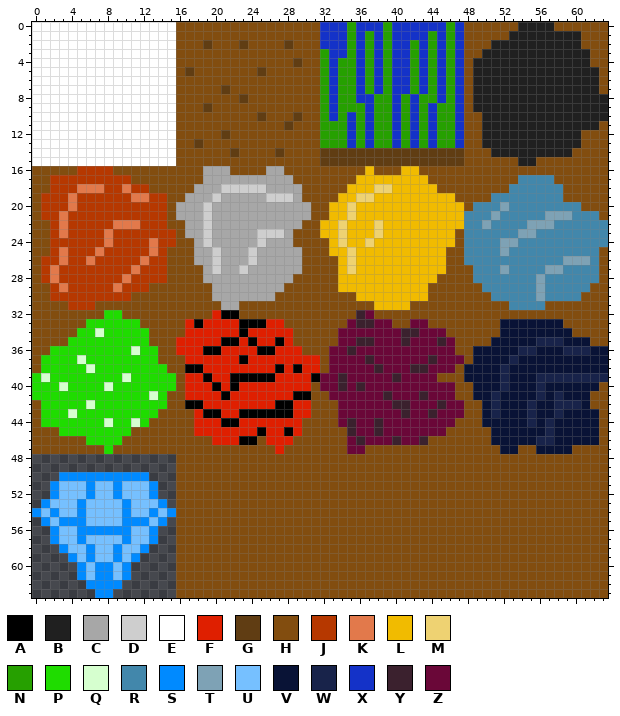
Pixel-art sprite: sprites/blocksTexture.png. Above, as it was before the edit.
The file is 64x64 pixels.
Palette (. is transparent): A #000000  B #202020  C #a7a7a7  D #cecece  E #ffffff  F #df1f00  G #603d13  H #824d0f  J #b63800  K #e2794b  L #f1bb00  M #eed272  N #26a000  P #1fdc00  Q #d6ffcf  R #4287ab  S #008aff  T #7ea2b5  U #76c0ff  V #091336  W #18234a  X #1432c8  Y #3b212e  Z #6a0738
The same view after the edit:
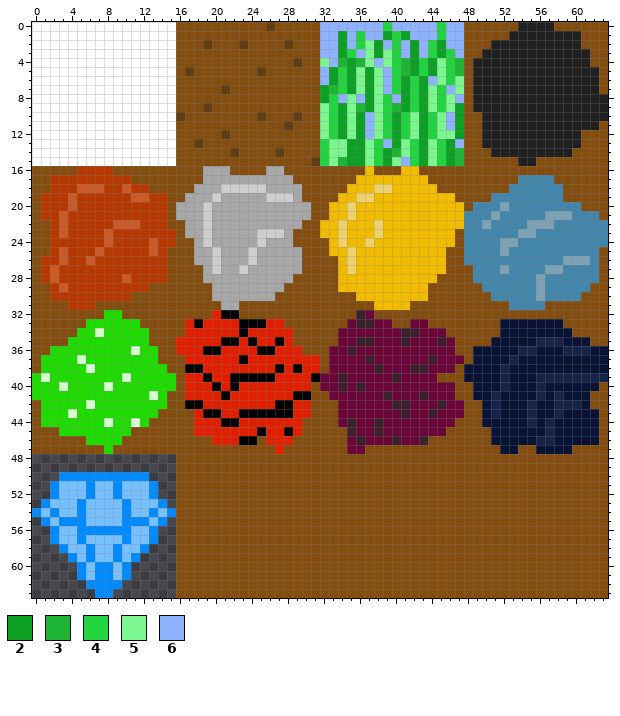
Colours new in this view: 2 #0ca125  3 #1eb537  4 #22d540  5 #7cf790  6 #8fb2ff
Difference:
@@ palette @@
-K #e2794b
+K #ca5a28
@@ x 14..49 @@
- 0 EEHHHHHHHHHHHHHHHHXXXNXXXNXXXXXXNXHH
- 1 EEHHHHHHHHHHHHHHHHXXXNXNXNXXXXNXNXHH
- 2 EEHHHGHHHGHHHHGHHHXXXNXNXNXXNXNXNXHH
- 3 EEHHHHHHHHHHHHHHHHNXXNXNXNXXNXNXNXHH
- 4 EEHHHHHHHHHHHHHGHHNXNNXNXNXXNXNXNXHB
- 5 EEHGHHHHHHHGHHHHHHNXNNXNXNXXNXNXNXHB
- 6 EEHHHHHHHHHHHHHHHHNXNNXNXNXXNXNXNXHB
- 7 EEHHHHHGHHHHHHHHHHNXNNXNXNXXNXNXNXHB
- 8 EEHHHHHHHGHHHHHHHHNXNNXXNNXNXNNXNXHB
- 9 EEHHHGHHHHHHHHHHHHNXNNNXNNXNXNXNNXHB
-10 EEHHHHHHHHHGHHHGHHNXNXNXNNXNXNXNNXHH
-11 EEHHHHHHHHHHHHGHHHNNNXNXNNXNXNXNNXHH
-12 EEHHHHHGHHHHHHHHHHNNNXNXNNXNXNXNNXHH
-13 EEHHGHHHHHHHHHHHHHNNNXNXNNXNXNXNNXHH
-14 EEHHHHHHGHHHHGHHHHGGGGGGGGGGGGGGGGHH
-15 EEHHHHHHHHHHHHHHHHGGGGGGGGGGGGGGGGHH
+ 0 EEHHHHHHHHHHGHHHHH6666666466666466HH
+ 1 EEHHHHHHHHHHHHHHHH6626466242666466HH
+ 2 EEHHHGHHHGHHHHGHHH6626452646264266HH
+ 3 EEHHHHHHHHHHHHHHHH6624652546264246HH
+ 4 EEHHHHHHHHHHHHHGHH5632356543242543HB
+ 5 EEHGHHHHHHHGHHHHHH6242525643242543HB
+ 6 EEHHHHHHHHHHHHHHHH6242525642426545HB
+ 7 EEHHHHHGHHHHHHHHHH2342525642425465HB
+ 8 EEHHHHHHHHHHHHHHHH2465625462425456HB
+ 9 EEHHHGHHHHHHHHHHHH5425325432425452HB
+10 EEGHHHHHHHHGHHHGHH5425265424524562HH
+11 EEHHHHHHHHHHHHGHHH5425265424524562HH
+12 EEHHHHHGHHHHHHHHHH5425265424524552HH
+13 EEHHGHHHHHHHHHHHHH4552254625425426HH
+14 EEHHHHHHGHHHHGHHHH4552254235425423HH
+15 EEHHHHHHHHHHHHHHHG4532254256425423HH
 16 HHHHHCCCHHHHCCHHHHHHHHHLHHHLLHHHHHHH
@@ x 7..14 @@
 25 KJJJJJKJ
-26 JJJJJKJJ
-27 JJJJKJJJ
+26 JJJJJJJJ
+27 JJJJJJJJ
 28 JJJKJJJJ
-29 JJKJJJHH
+29 JJJJJJHH
 30 JJJJHHHH
Changed places in both pictures, as pixel boxes (x1, y1, x2, y2):
changed: (266, 22, 275, 31)
changed: (311, 22, 464, 166)
changed: (239, 94, 248, 103)
changed: (176, 112, 185, 121)
changed: (50, 184, 158, 292)
